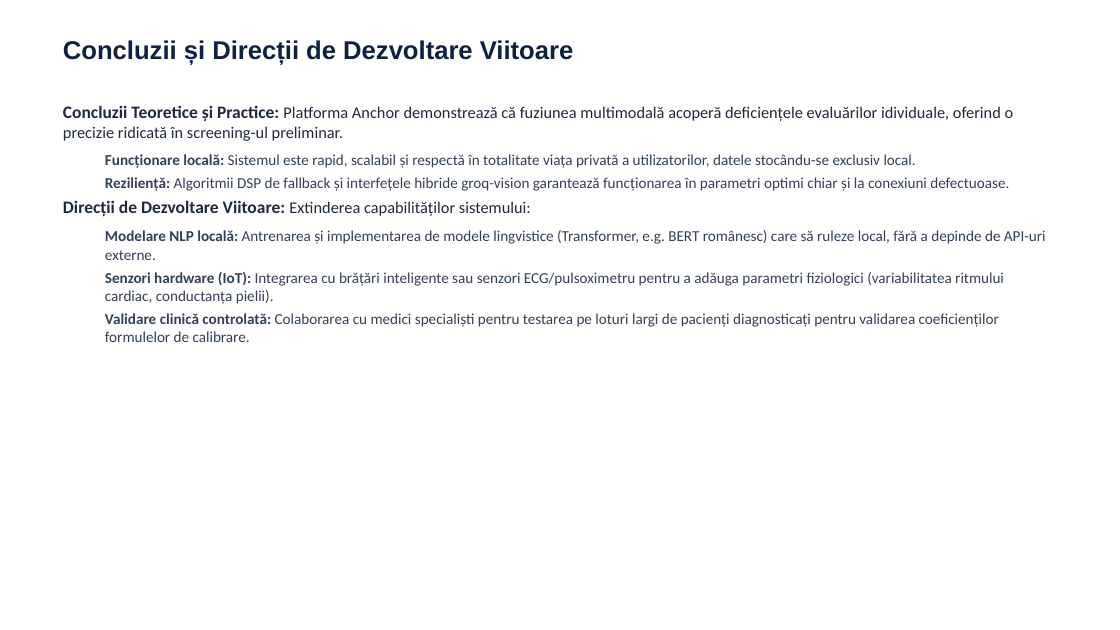
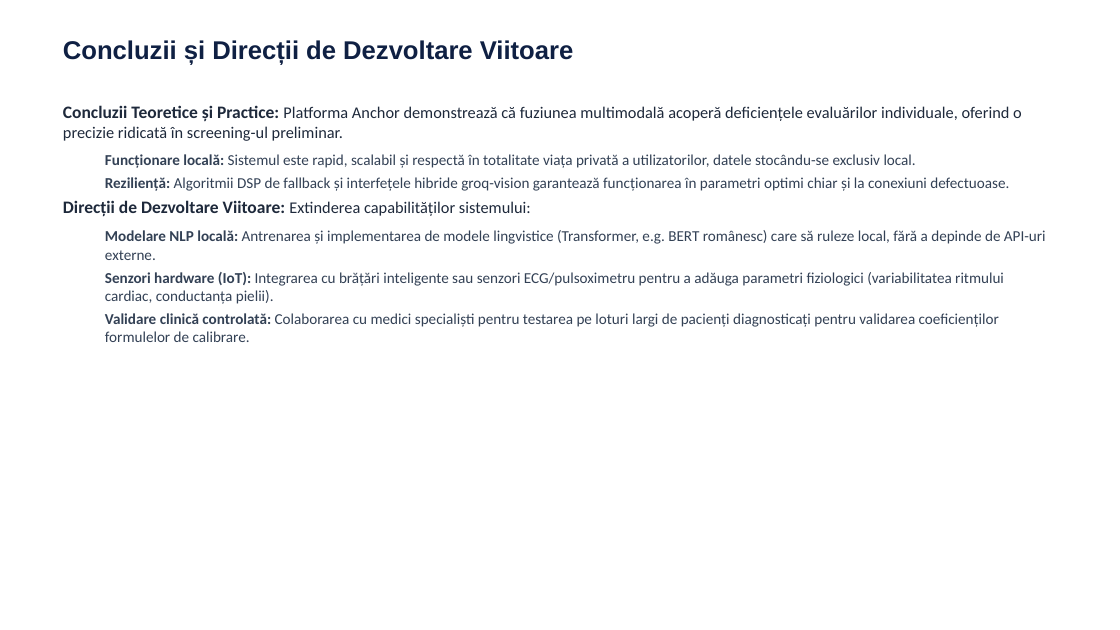
Before and after one commit to benxta4424/Anchor, a slide deck: slide 14 of Prezentare_Licenta_Podean_Beniamin.pptx (slide 11 before the commit). Drawn at 1120x630 pixels with LibreOffice and Linux fonts; fonts in the diff are those of the drawing. Boxes give left, top, right and bottom in pixels: in the first picture for what was removed or moved away, otherwise in the second. Text is boxed around its words. In the diff, an @@ line names an element or a change of style, - is before the commit and + after.

```diff
--- a/Prezentare_Licenta_Podean_Beniamin.pptx
+++ b/Prezentare_Licenta_Podean_Beniamin.pptx
@@ text at (63, 105, 1022, 141): text changed @@
-Concluzii Teoretice și Practice: Platforma Anchor demonstrează că fuziunea multimodală acoperă deficiențele evaluărilor idividuale, oferind o precizie ridicată în screening-ul preliminar.
+Concluzii Teoretice și Practice: Platforma Anchor demonstrează că fuziunea multimodală acoperă deficiențele evaluărilor individuale, oferind o precizie ridicată în screening-ul preliminar.
```
Also in this commit, not shown: 3 slides added.
